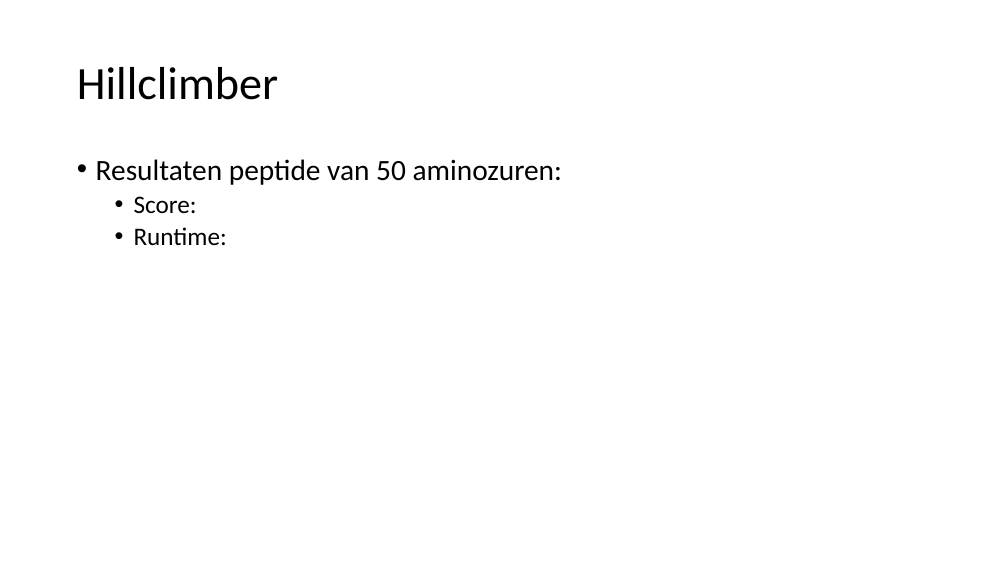
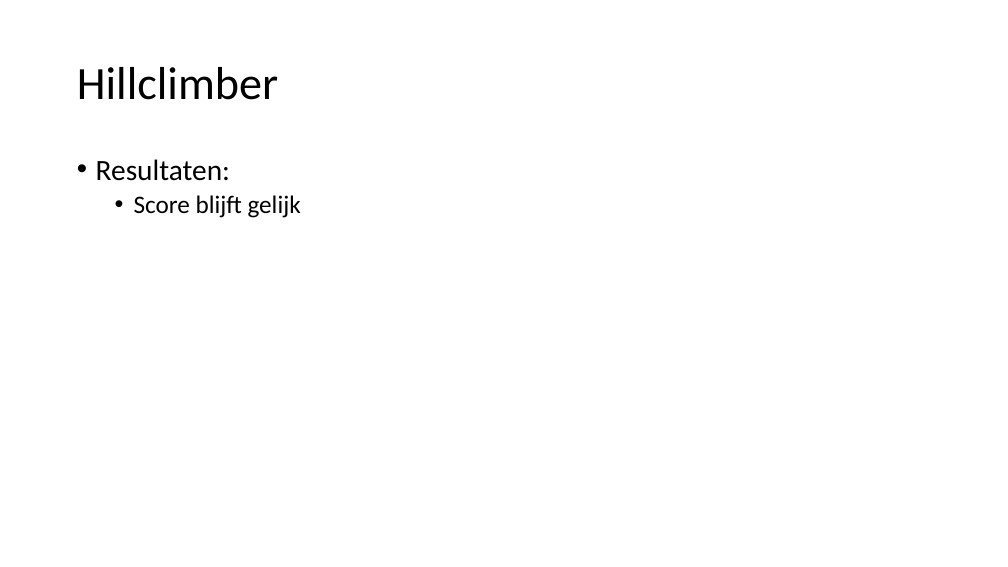
Before and after one commit to LunarLite/Proteasen, a slide deck: slide 10 of Presentations/Proteasen - week 1.pptx. Drawn at 1008x567 pixels with LibreOffice and Linux fonts; fonts in the diff are those of the drawing. Boxes give left, top, right and bottom in pixels: in the first picture for what was removed or moved away, otherwise in the second. Text is boxed around its words. In the diff, an @@ line names an element or a change of style, - is before the commit and + after.

Commit message:
presentatie

```diff
--- a/Presentations/Proteasen - week 1.pptx
+++ b/Presentations/Proteasen - week 1.pptx
@@ text at box(96, 159, 301, 218): text changed; size 28 to 24 pt @@
-• Resultaten peptide van 50 aminozuren:
-  • Score:
-  • Runtime:
+• Resultaten:
+  • Score blijft gelijk
```
